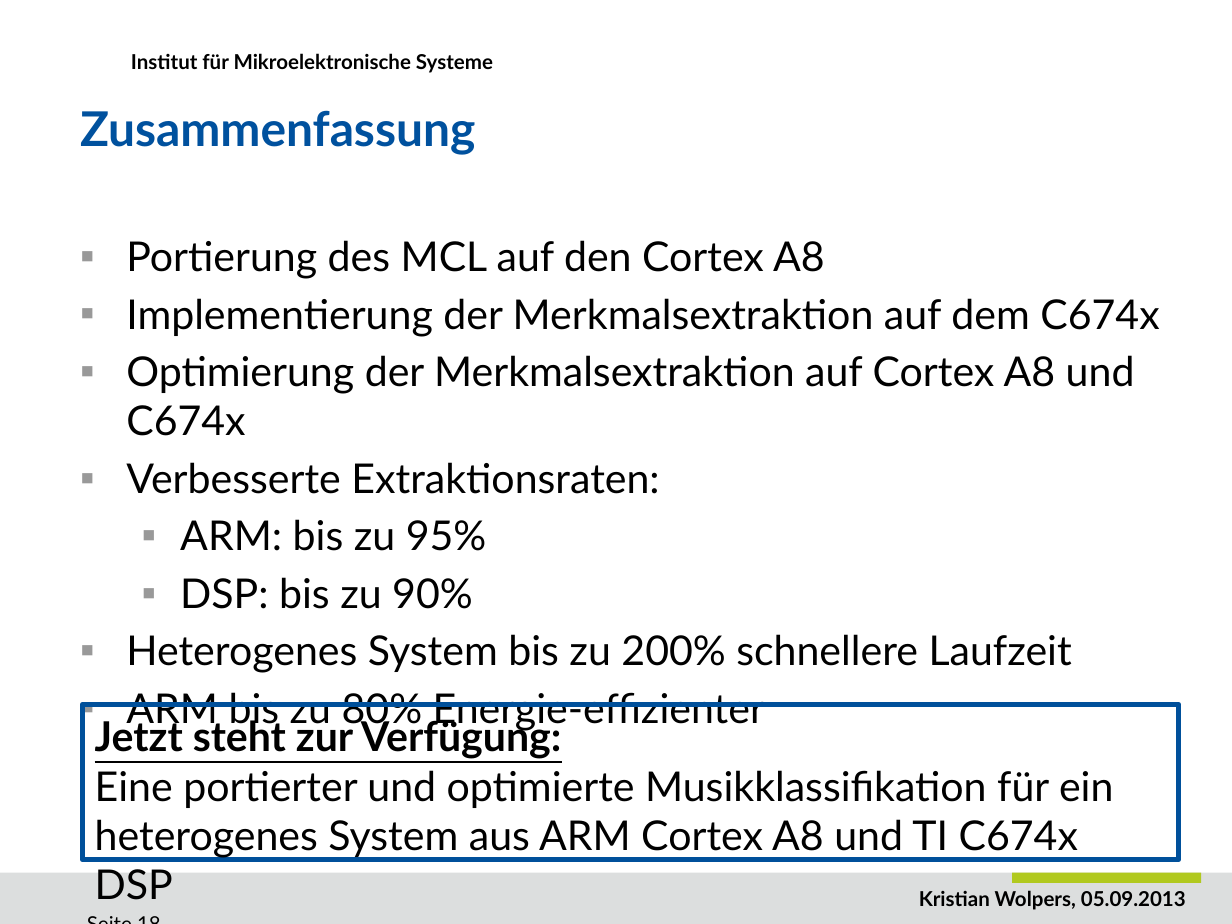
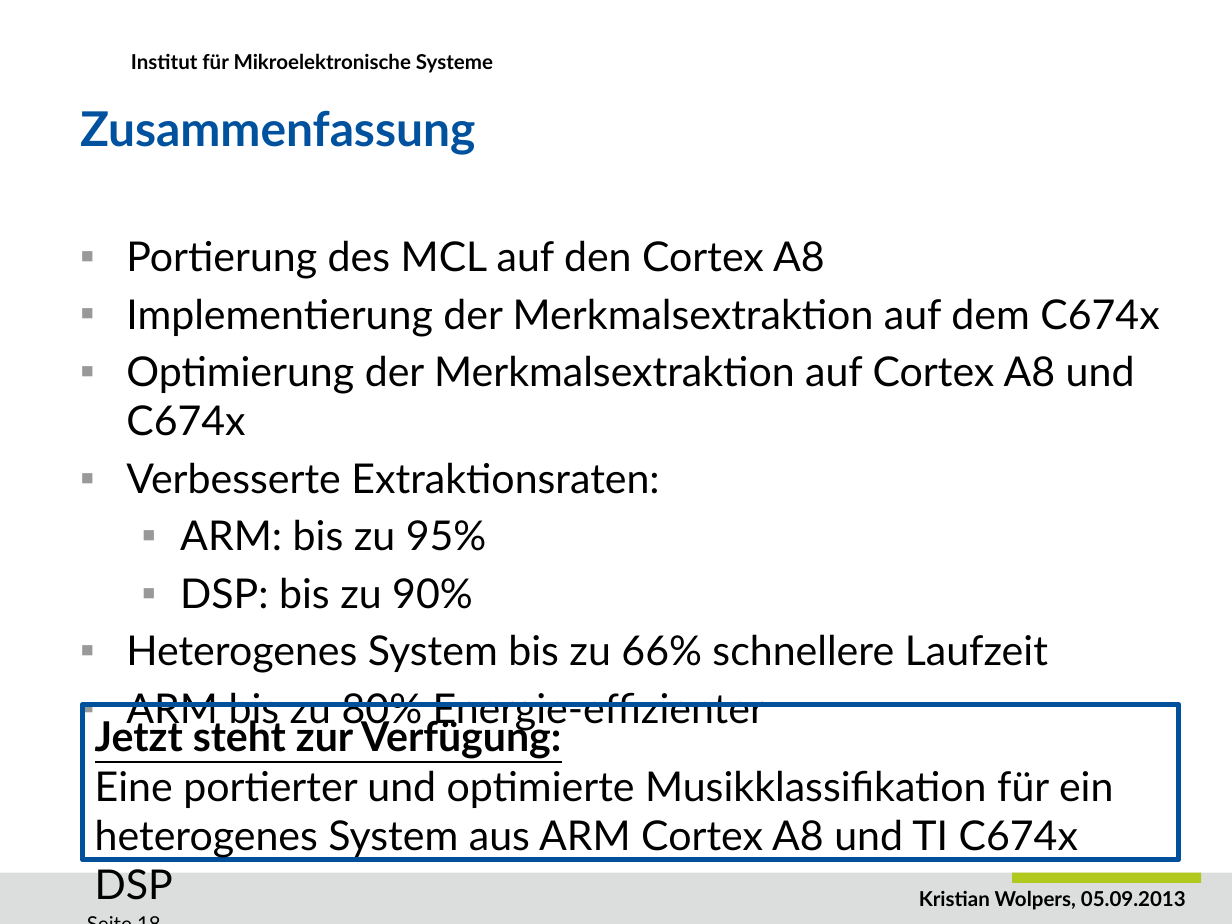
Before and after one commit to DuncanSin/Masterarbeit, a slide deck: slide 18 of Speech/Praesentation1.pptx. Drawn at 1232x924 pixels with LibreOffice and Linux fonts; fonts in the diff are those of the drawing; background and template pictures are left out. Boxes give left, top, right and bottom in pixels: in the first picture for what was removed or moved away, otherwise in the second. Text is boxed around its words. In the diff, an @@ line names an element or a change of style, - is before the commit and + after.

```diff
--- a/Speech/Praesentation1.pptx
+++ b/Speech/Praesentation1.pptx
@@ text at <box>126,634,1048,673</box>: text changed @@
-▪ Heterogenes System bis zu 200% schnellere Laufzeit
+▪ Heterogenes System bis zu 66% schnellere Laufzeit
```
Also in this commit, not shown: 2 other slides changed.
